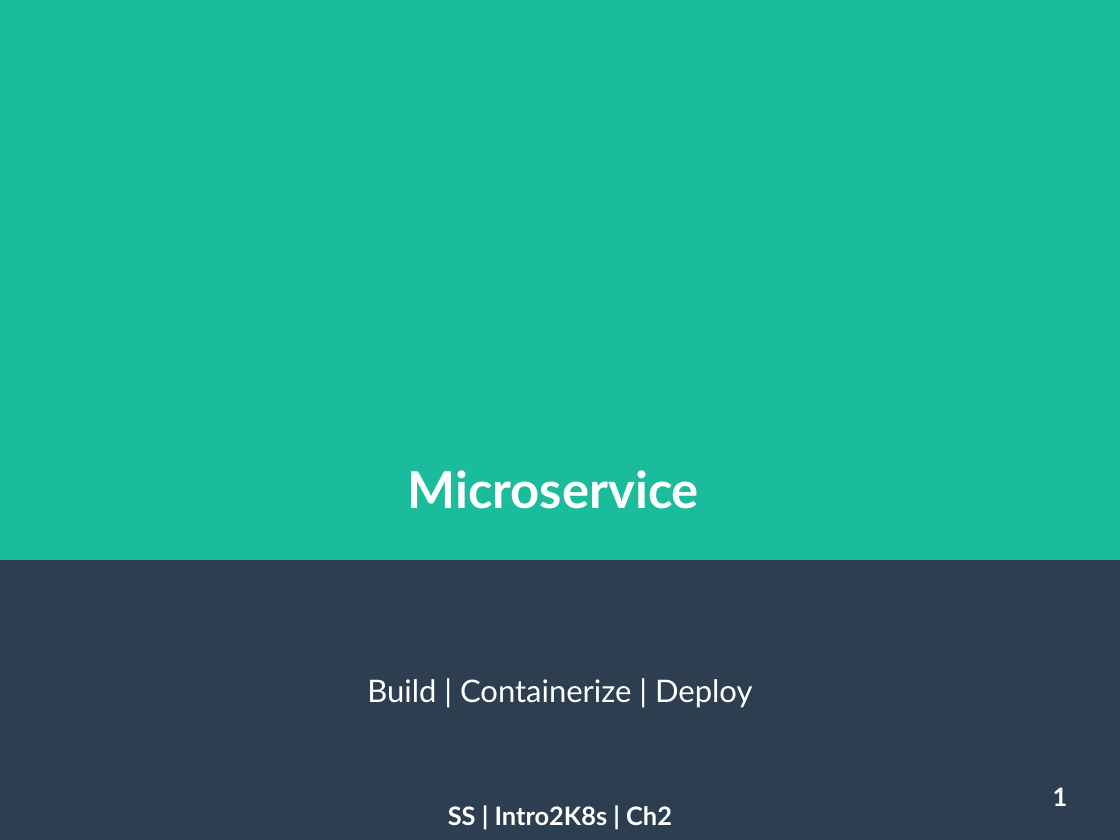
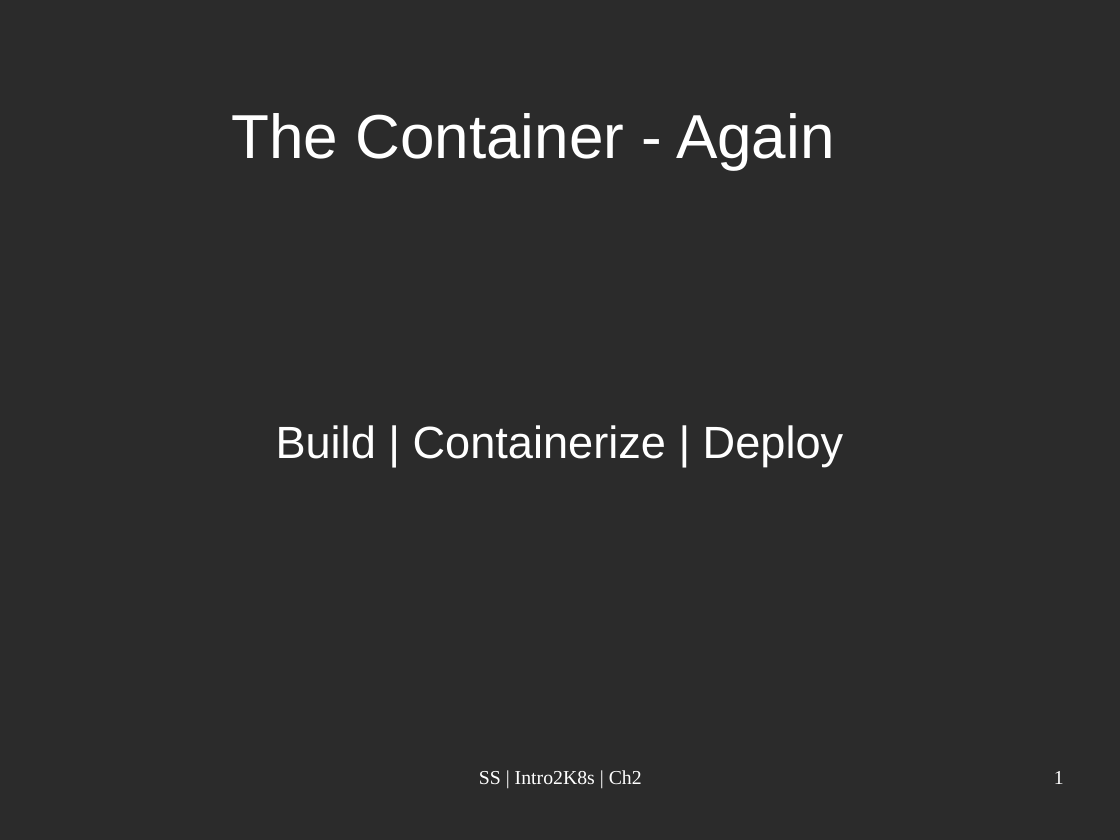
Before and after one commit to sufisalman/intro2k8s, a slide deck: slide 1 of chapter3/concepts/concepts3.odp. Drawn at 1120x840 pixels with LibreOffice and Linux fonts; fonts in the diff are those of the drawing; background and template pictures are left out; a plain dark background stands for a picture behind light text. Boxes give left, top, right and bottom in pixels: in the first picture for what was removed or moved away, otherwise in the second. Text is boxed around its words. In the diff, an @@ line names an element or a change of style, - is before the commit and + after.

```diff
--- a/chapter3/concepts/concepts3.odp
+++ b/chapter3/concepts/concepts3.odp
@@ background #2C3E50 to picture (left out) @@
@@ rectangle removed at <box>0,0,1120,560</box> @@
@@ title added at <box>231,113,835,169</box>, 44 pt, text #FFFFFF @@
+The Container - Again
@@ subtitle "Build | Containerize | Deploy": place and size @@
-subtitle "Build | Containerize | Deploy" at <box>367,679,752,708</box>
+subtitle "Build | Containerize | Deploy" at <box>276,425,844,466</box>
@@ subtitle "Build | Containerize | Deploy" at <box>276,425,844,466</box>: size 22 to 32 pt, font Lato to Arial @@
@@ title removed at <box>408,470,700,509</box> @@
-Microservice
@@ text "SS | Intro2K8s | Ch2": place and size @@
-text "SS | Intro2K8s | Ch2" at <box>448,806,672,825</box>
+text "SS | Intro2K8s | Ch2" at <box>479,770,642,784</box>
@@ text "SS | Intro2K8s | Ch2" at <box>479,770,642,784</box>: size 18 to 14 pt, font Lato to Times New Roman, bold off @@
@@ page number: place and size @@
-page number at <box>1053,787,1068,806</box>
+page number at <box>1054,771,1064,784</box>
@@ page number at <box>1054,771,1064,784</box>: size 18 to 14 pt, font Lato to Times New Roman, bold off; alignment centre to right; vertical alignment middle to top @@
```
Also in this commit, not shown: 2 other slides changed, 1 slide added, 7 other files.
